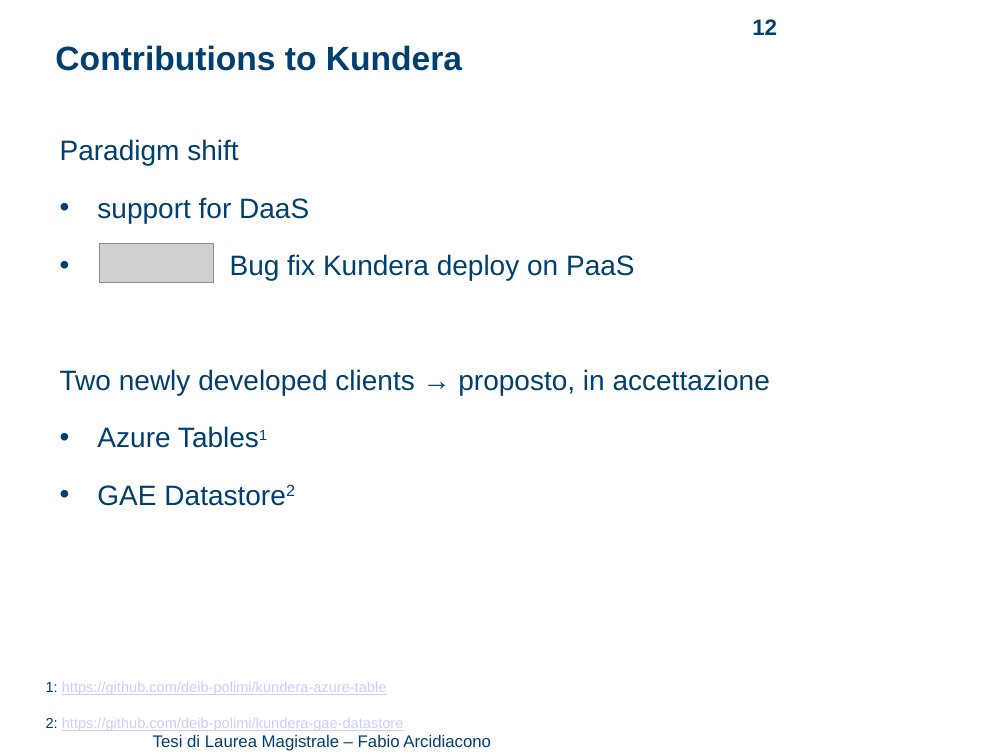
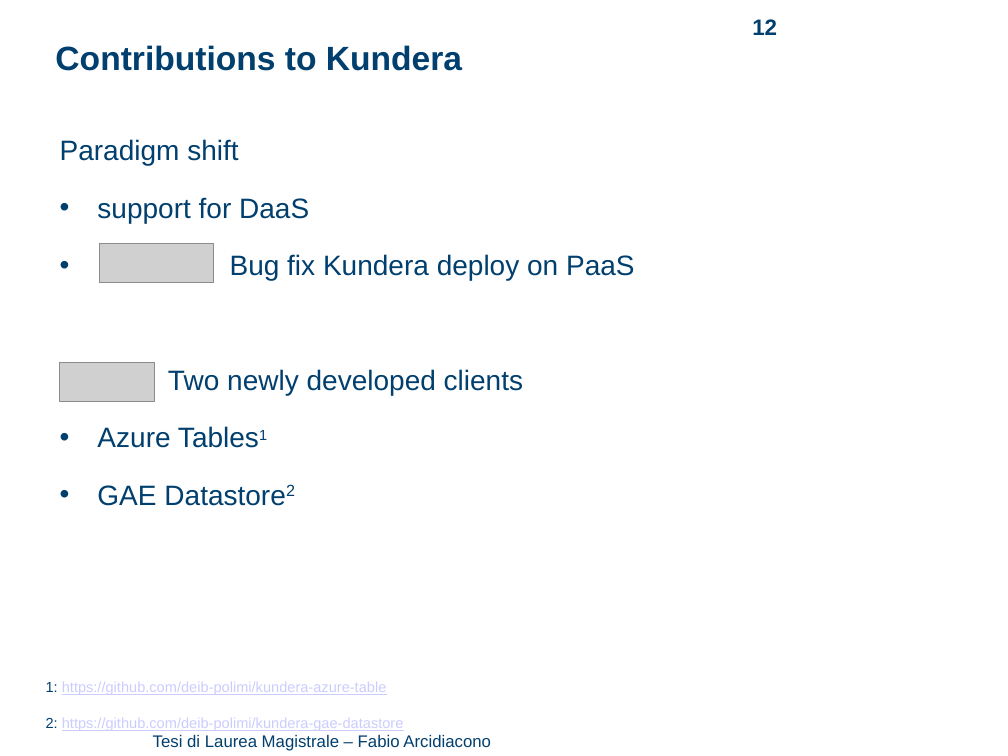
Before and after one commit to arci/thesis, a slide deck: slide 12 of presentation/ThesisPresentation.pptx. Drawn at 1008x756 pixels with LibreOffice and Linux fonts; fonts in the diff are those of the drawing; grey boxes stand for pictures; background and template pictures are left out. Boxes give left, top, right and bottom in pixels: in the first picture for what was removed or moved away, otherwise in the second. Text is boxed around its words. In the diff, an @@ line names an element or a change of style, - is before the commit and + after.

```diff
--- a/presentation/ThesisPresentation.pptx
+++ b/presentation/ThesisPresentation.pptx
@@ picture added at [59, 363, 154, 402] @@
@@ text at [168, 369, 523, 395]: text changed @@
-Two newly developed clients → proposto, in accettazione
+Two newly developed clients
```
Also in this commit, not shown: 13 other slides changed, 1 slide added, 1 slide removed, 6 other files.
